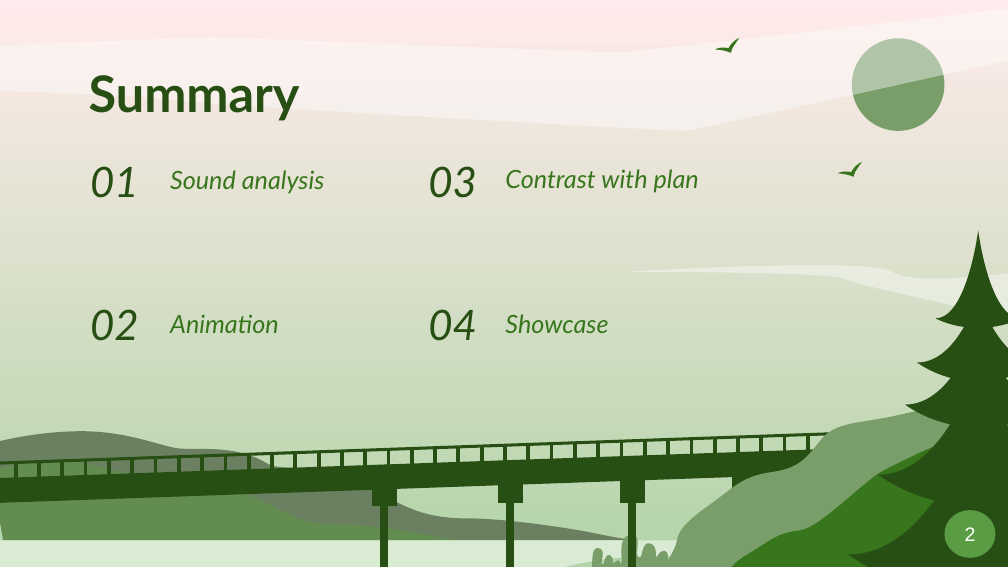
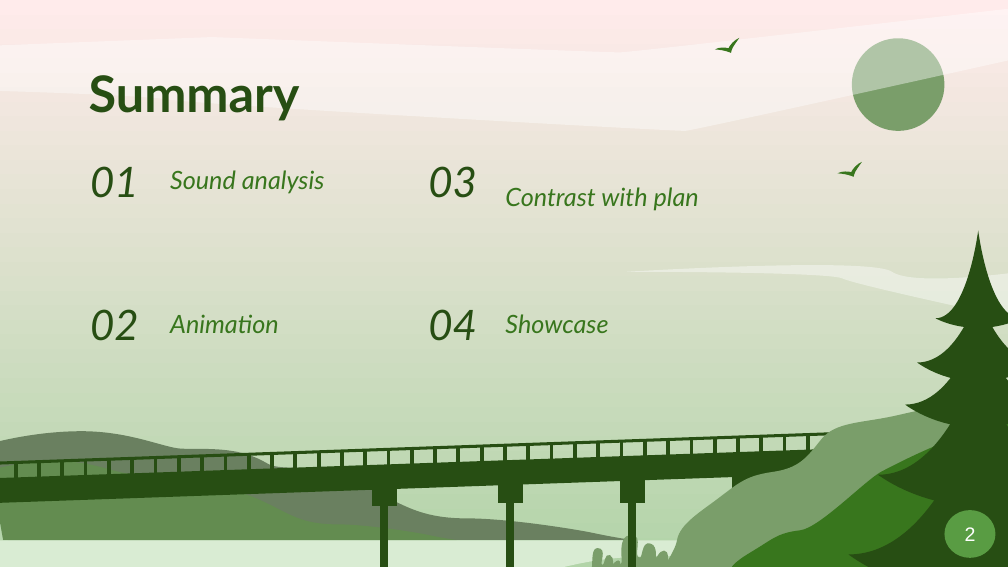
Before and after one commit to Smoother19/MusicAnimation, a slide deck: slide 2 of docs/presentation/PresAlpha.pptx. Drawn at 1008x567 pixels with LibreOffice and Linux fonts; fonts in the diff are those of the drawing. Boxes give left, top, right and bottom in pixels: in the first picture for what was removed or moved away, otherwise in the second. Text is boxed around its words. In the diff, an @@ line names an element or a change of style, - is before the commit and + after.

```diff
--- a/docs/presentation/PresAlpha.pptx
+++ b/docs/presentation/PresAlpha.pptx
@@ subtitle "Contrast with plan": place and size @@
-subtitle "Contrast with plan" at [505, 169, 699, 193]
+subtitle "Contrast with plan" at [505, 187, 699, 211]
```
Also in this commit, not shown: 13 other slides changed, 4 slides added, 5 slides removed.
